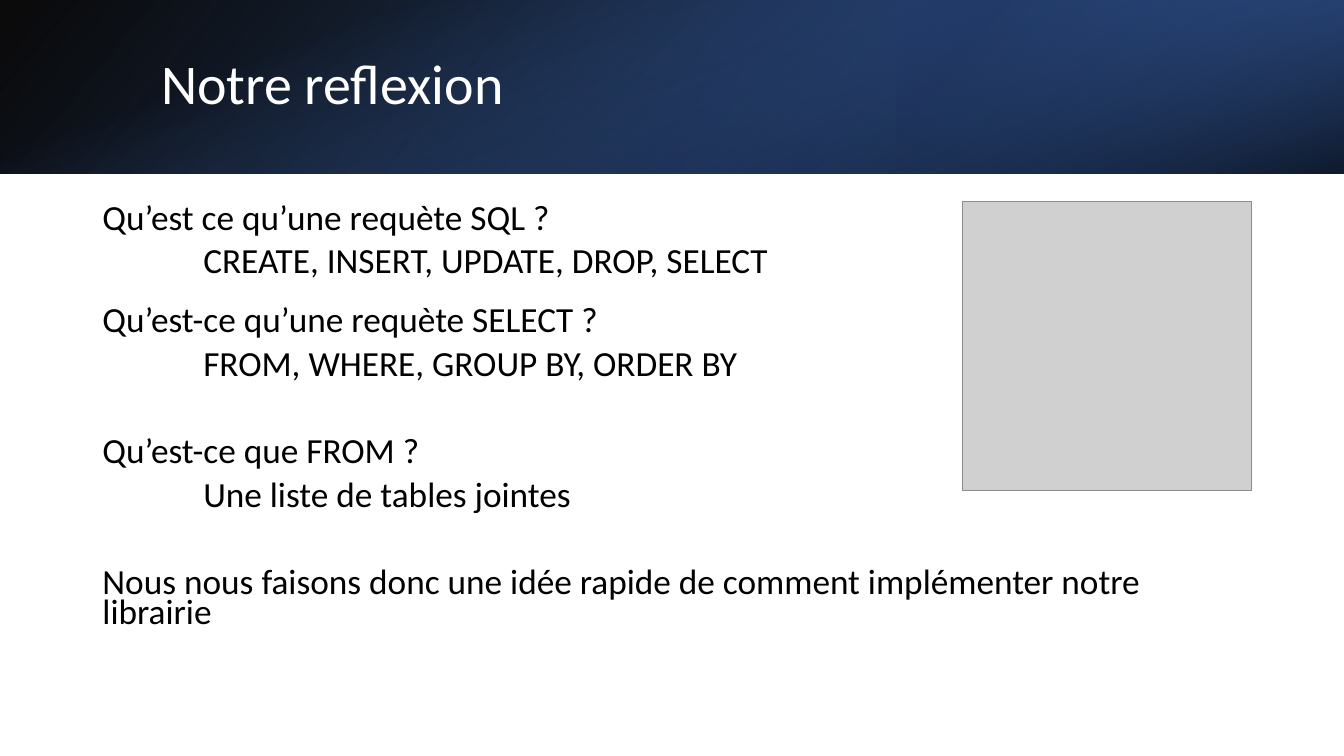
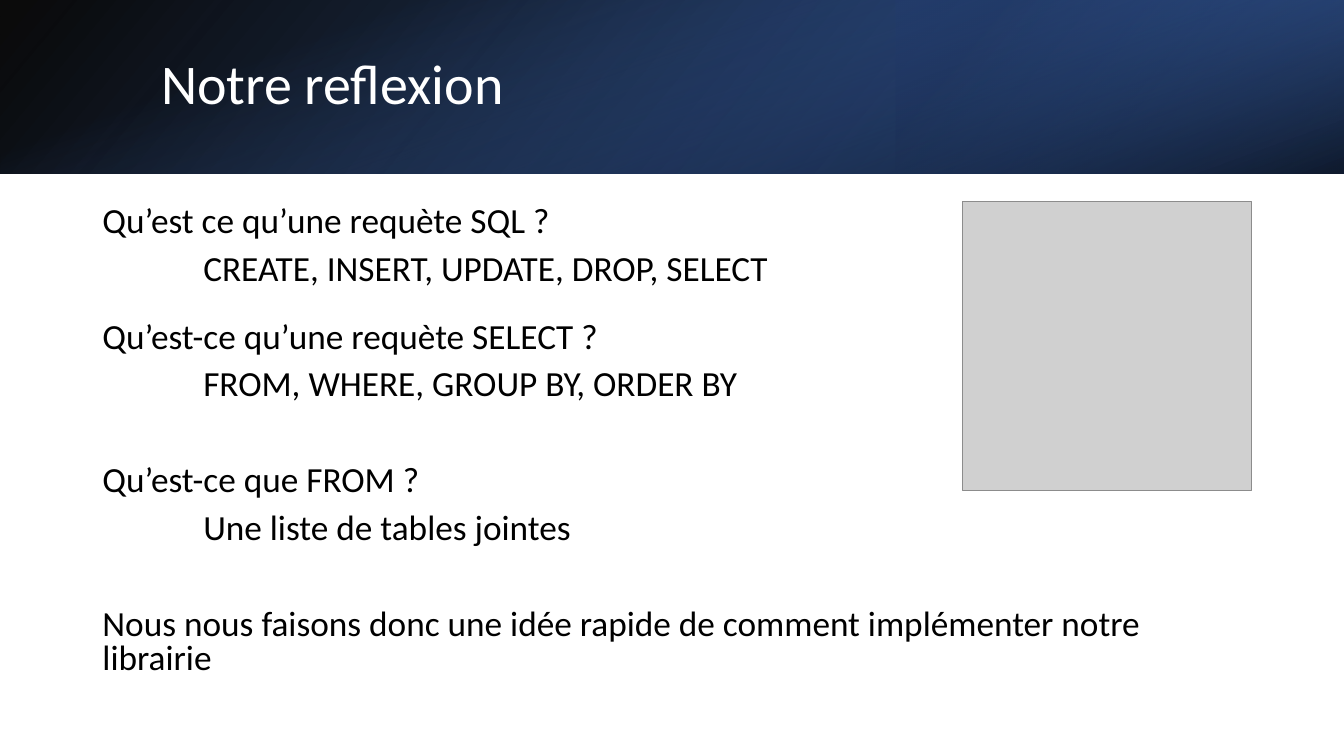
Before and after one commit to pleijan/representation-sql-java, a slide deck: slide 3 of Batisseur_de_requete_SQL_1.pptx. Drawn at 1344x756 pixels with LibreOffice and Linux fonts; fonts in the diff are those of the drawing; grey boxes stand for pictures. Boxes give left, top, right and bottom in pixels: in the first picture for what was removed or moved away, otherwise in the second. Text is boxed around its words. In the diff, an @@ line names an element or a change of style, - is before the commit and + after.

```diff
--- a/Batisseur_de_requete_SQL_1.pptx
+++ b/Batisseur_de_requete_SQL_1.pptx
@@ text "Qu’est ce qu’une requète SQL ..." at [102, 208, 1139, 671]: line spacing 0.7 to 0.8 @@
```
Also in this commit, not shown: 3 slides added.
